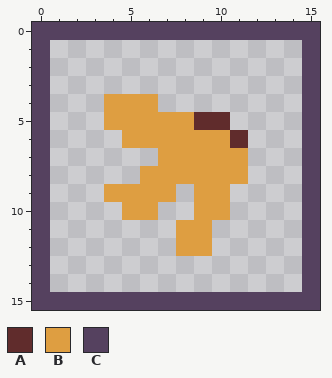
Pixel-art sprite -- Snake/Assets/Sprites/Foods/Foods-Banana.png. Above: the version before the commit.
The file is 16x16 pixels.
Palette (. is transparent): A #602c2c  B #de9e41  C #55415f
Pixels before, first column x 0:
 0 CCCCCCCCCCCCCCCC
 1 C..............C
 2 C..............C
 3 C..............C
 4 C...BBB........C
 5 C...BBBBBAA....C
 6 C....BBBBBBA...C
 7 C......BBBBB...C
 8 C.....BBBBBB...C
 9 C...BBBB.BB....C
10 C....BB..BB....C
11 C.......BB.....C
12 C.......BB.....C
13 C..............C
14 C..............C
15 CCCCCCCCCCCCCCCC
The same view after the edit:
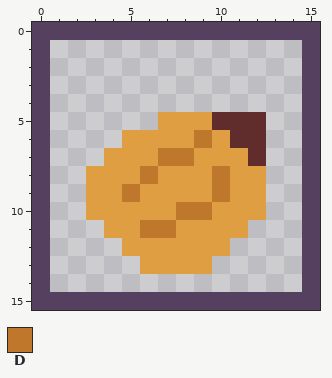
Colours new in this view: D #be772b
Diff:
y 4: x 4..6 BBB -> ...
y 5: x 4..6 BBB -> ...; x 9 A -> B; x 11..12 .. -> AA
y 6: x 9 B -> D; x 12 . -> A
y 7: x 4..8 ...BB -> BBBDD; x 12 . -> A
y 8: x 3..6 ...B -> BBBD; x 10 B -> D; x 12 . -> B
y 9: x 3 . -> B; x 5 B -> D; x 8 . -> B; x 10..12 B.. -> DBB
y 10: x 3..4 .. -> BB; x 7..9 ..B -> BDD; x 11..12 .. -> BB
y 11: x 4..7 .... -> BBDD; x 10..11 .. -> BB
y 12: x 5..7 ... -> BBB; x 10 . -> B
y 13: x 6..9 .... -> BBBB
